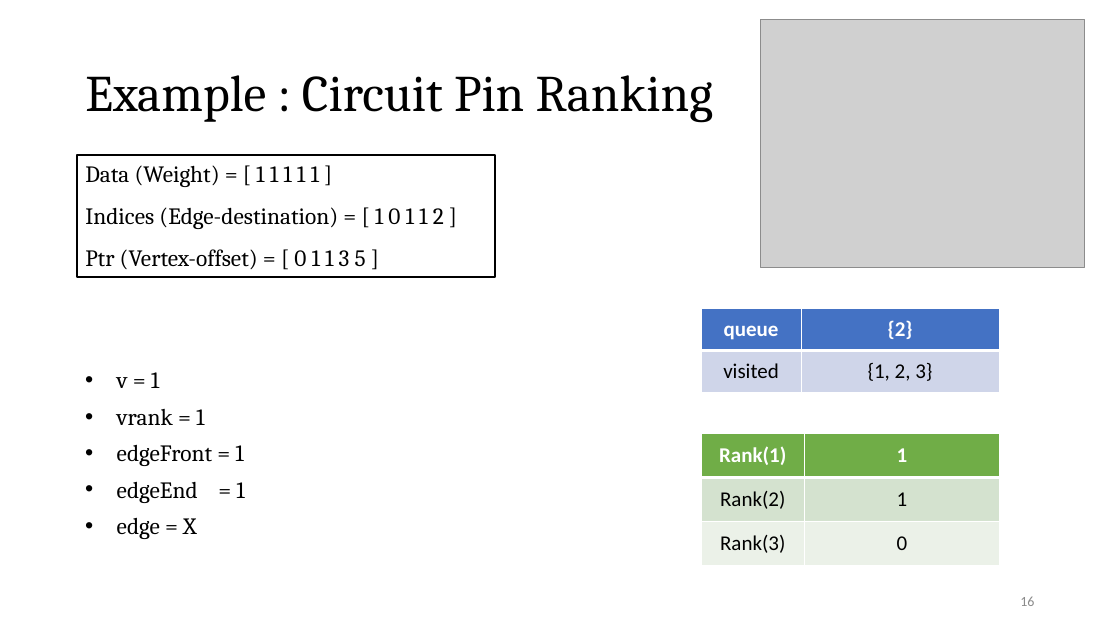
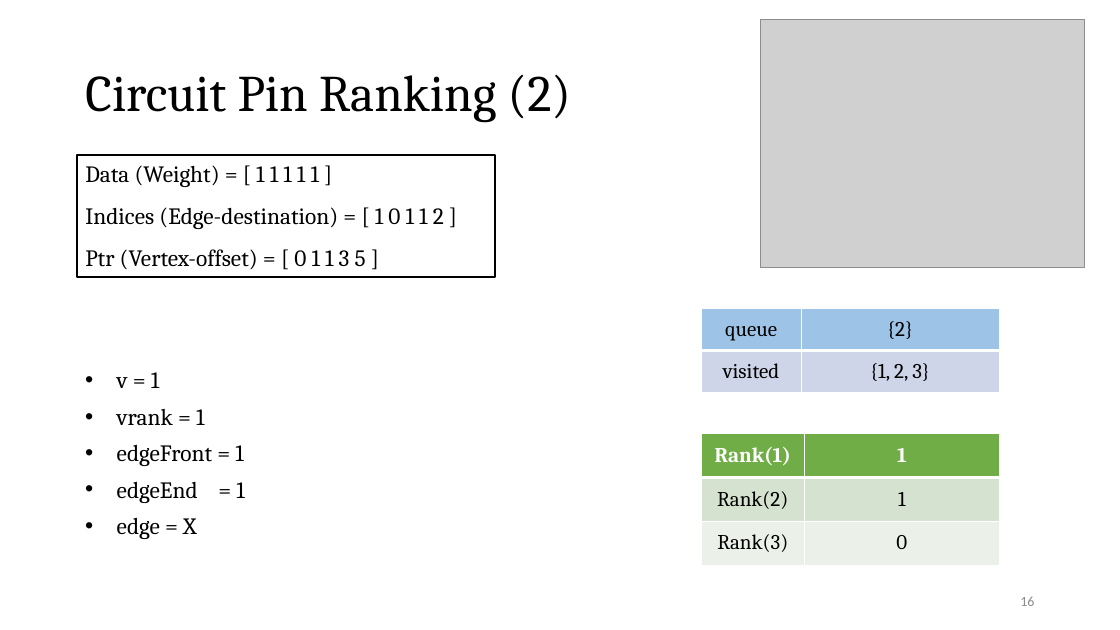
Before and after one commit to Pacific-Feng-Studuies/Studied-Papers, a slide deck: slide 17 of GM/Partition/Fast STA Graph Partitioning Framework for Multi-GPU Acceleration/Fast STA Graph Partitioning Framework for Multi-GPU Acceleration.pptx. Drawn at 1120x630 pixels with LibreOffice and Linux fonts; fonts in the diff are those of the drawing; grey boxes stand for pictures. Boxes give left, top, right and bottom in pixels: in the first picture for what was removed or moved away, otherwise in the second. Text is boxed around its words. In the diff, an @@ line names an element or a change of style, - is before the commit and + after.

```diff
--- a/GM/Partition/Fast STA Graph Partitioning Framework for Multi-GPU Acceleration/Fast STA Graph Partitioning Framework for Multi-GPU Acceleration.pptx
+++ b/GM/Partition/Fast STA Graph Partitioning Framework for Multi-GPU Acceleration/Fast STA Graph Partitioning Framework for Multi-GPU Acceleration.pptx
@@ title at bbox=[85, 74, 571, 122]: text changed @@
-Example : Circuit Pin Ranking
+Circuit Pin Ranking (2)
@@ table at bbox=[702, 308, 1000, 392] @@
@@ fill #4472C4 to #9DC3E6 in row 1 @@
@@ font Calibri to Cambria @@
@@ text colour #FFFFFF to #000000, bold off in "queue", "{2}" @@
@@ table at bbox=[702, 434, 1000, 565] @@
@@ font Calibri to Cambria @@
```
Also in this commit, not shown: 7 other slides changed, 9 slides added.
